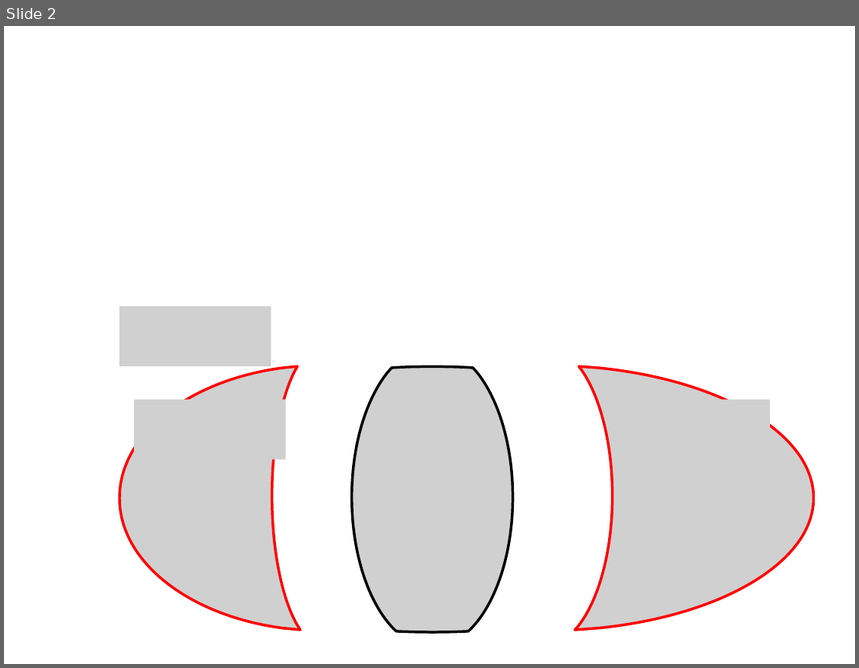
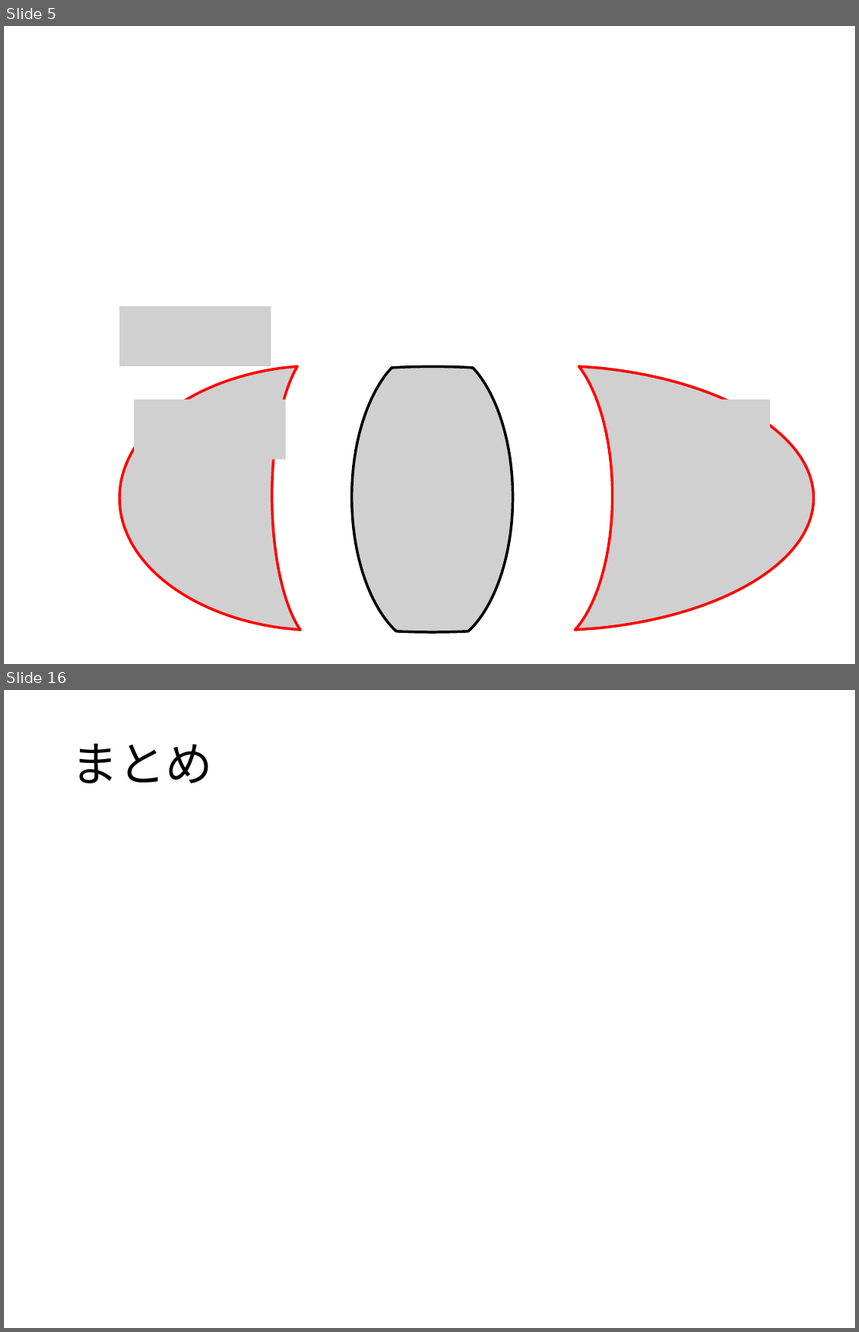
Before and after one commit to ssmr0410/share, a slide deck: slide/mizutani_pre.pptx. Shown one above the other, each under a label of ours: slide 2 before the commit, slides 5 and 16 after it; the slides between them are not shown. The pictures are 859x668 and 859x1332 pixels, drawn with LibreOffice and Linux fonts; fonts in the diff are those of the drawing; grey boxes stand for pictures. Boxes give left, top, right and bottom in pixels: in the first picture for what was removed or moved away, otherwise in the second. Text is boxed around its words. In the diff, an @@ line names an element or a change of style, - is before the commit and + after.

```diff
--- a/slide/mizutani_pre.pptx
+++ b/slide/mizutani_pre.pptx
@@ slide 16 added at (4, 690, 855, 1328), background #FFFFFF @@
@@ title added at (71, 743, 213, 783), 40 pt, text #000000 @@
+まとめ
@@ what was slide 2 is now slide 5 @@
```
Also in this commit, not shown: 8 slides changed, 5 other slides added, 5 slides removed, 1 other file.
